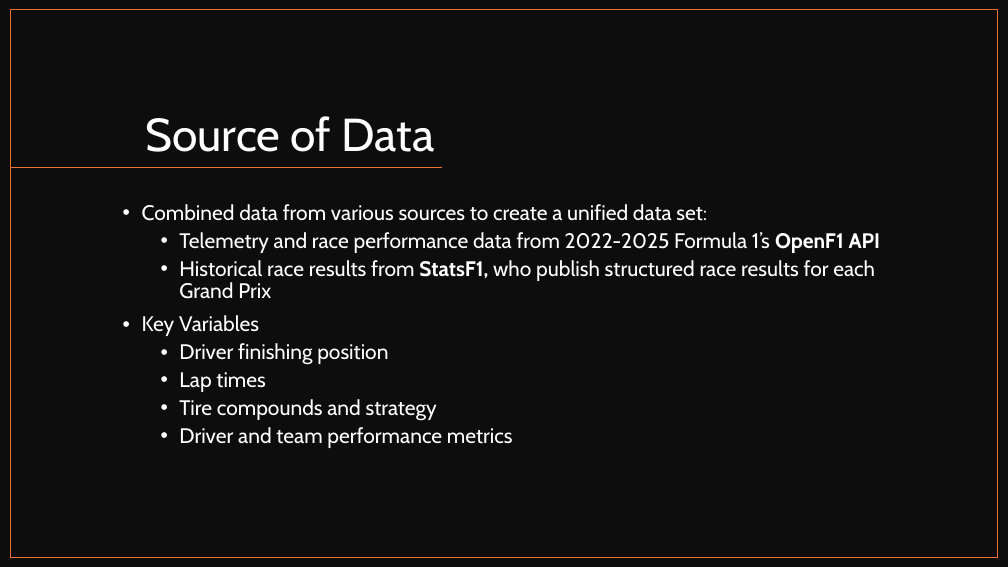
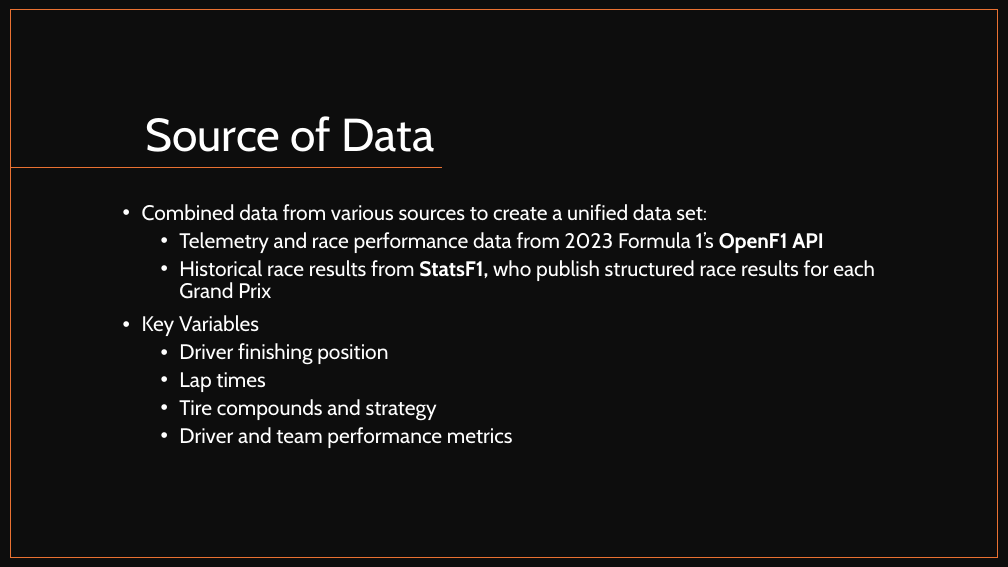
Before and after one commit to minhmgnvo/dsci511-group-assignment, a slide deck: slide 5 of project/Project-Presentation.pptx. Drawn at 1008x567 pixels with LibreOffice and Linux fonts; fonts in the diff are those of the drawing. Boxes give left, top, right and bottom in pixels: in the first picture for what was removed or moved away, otherwise in the second. Text is boxed around its words. In the diff, an @@ line names an element or a change of style, - is before the commit and + after.

```diff
--- a/project/Project-Presentation.pptx
+++ b/project/Project-Presentation.pptx
@@ text at (179, 232, 824, 253): text changed @@
-  • Telemetry and race performance data from 2022-2025 Formula 1’s OpenF1 API
+  • Telemetry and race performance data from 2023 Formula 1’s OpenF1 API
```
Also in this commit, not shown: 1 other file.
